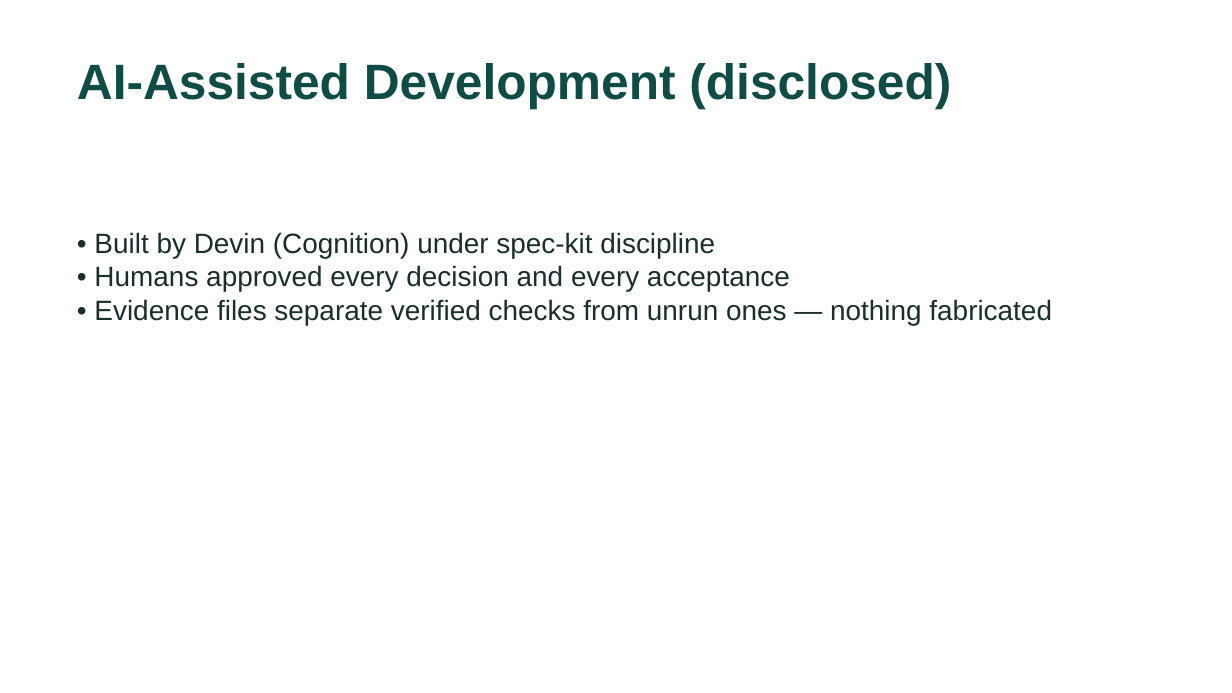
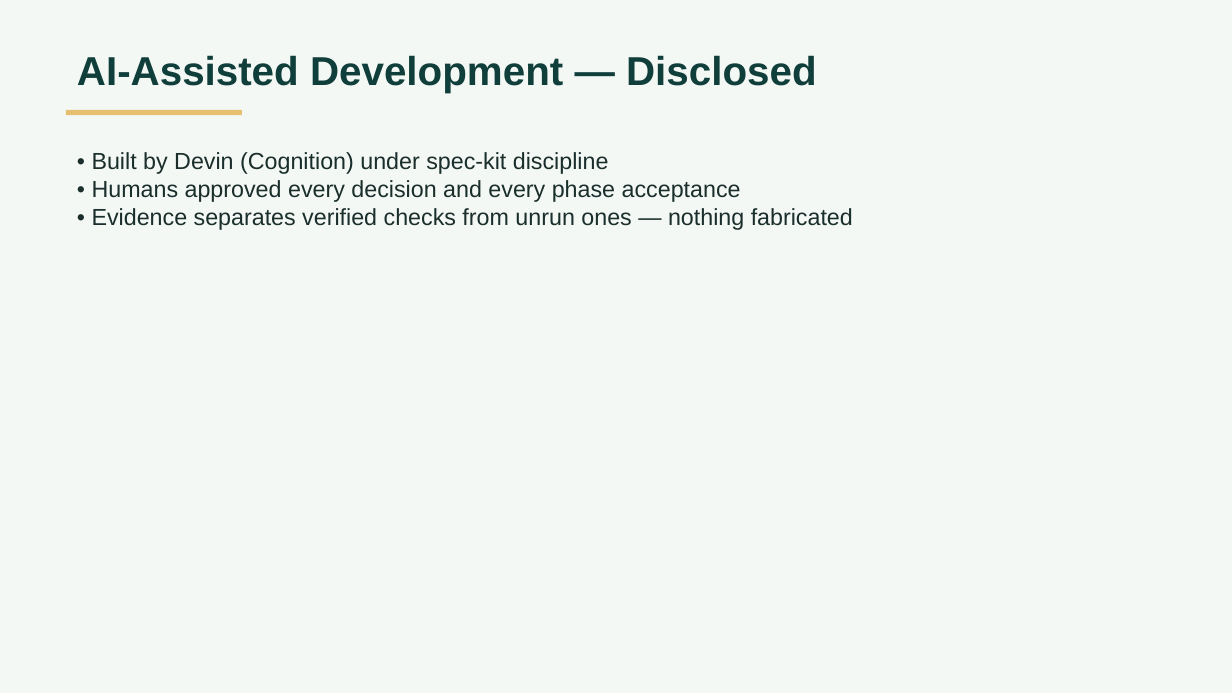
Before and after one commit to Ahmed-Mahdyy/Daimoma, a slide deck: slide 20 of docs/presentation/Daimoma-presentation.pptx (slide 16 before the commit). Drawn at 1232x693 pixels with LibreOffice and Linux fonts; fonts in the diff are those of the drawing. Boxes give left, top, right and bottom in pixels: in the first picture for what was removed or moved away, otherwise in the second. Text is boxed around its words. In the diff, an @@ line names an element or a change of style, - is before the commit and + after.

```diff
--- a/docs/presentation/Daimoma-presentation.pptx
+++ b/docs/presentation/Daimoma-presentation.pptx
@@ background #FFFFFF to #F4F8F5 @@
@@ text at (77, 55, 817, 93): text changed; size 32 to 26 pt; text colour #0F4C45 to #103E3A @@
-AI-Assisted Development (disclosed)
+AI-Assisted Development — Disclosed
@@ rectangle added at (66, 110, 241, 115), fill #E6BF71 @@
@@ text "• Built by Devin (Cognition) ...": place and size @@
-text "• Built by Devin (Cognition) ..." at (94, 232, 1052, 325)
+text "• Built by Devin (Cognition) ..." at (92, 152, 853, 230)
@@ text at (92, 152, 609, 174): size 18 to 15 pt in "• Built by Devin (Cognition) under spec-kit ..." @@
@@ text at (92, 180, 853, 230): text changed; size 18 to 15 pt @@
-• Humans approved every decision and every acceptance
-• Evidence files separate verified checks from unrun ones — nothing fabricated
+• Humans approved every decision and every phase acceptance
+• Evidence separates verified checks from unrun ones — nothing fabricated
```
Also in this commit, not shown: 14 other slides changed, 8 slides added, 5 slides removed, 1 other file.
